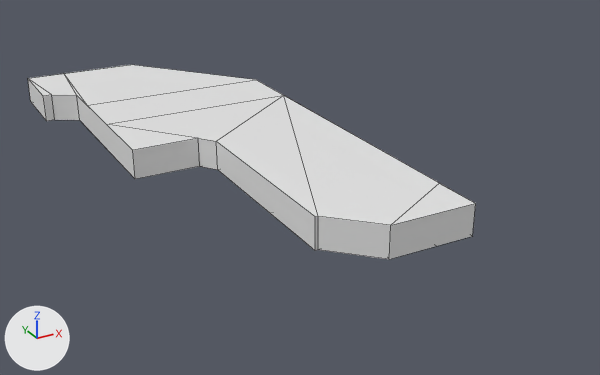
What one commit did to the FBX model Static Meshes/BSP Converted/Ramp Room/Originals/RampRoom_Roof.fbx.
The view is the same before and after, from a 50 mm camera at (-23.3, -42.3, 23.0) aimed at (4.5, 8.1, -2.2). The axes (+X, +Y, +Z) are drawn at lower left. The lights are the same throughout. Mesh edges are drawn as thin lines. Where no turn or scale is listed for an object, it has been applied to the vertices.

In view in the first picture: 'Polygon'.
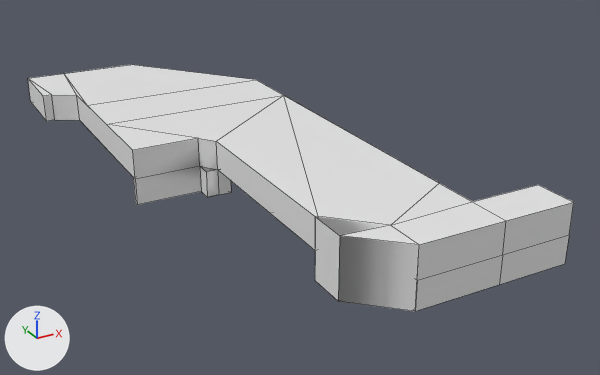
The change, as JSON lines over the scene's bpy script:
```json
{"block": "me_mesh", "where": "# used by ob_polygon; location = (0.0, 0.0, 0.0)"}
{"op": "remove", "block": "me_mesh", "code": "me_mesh.from_pydata(...)  # 93 vertices, 83 faces; spans x -9.9..7.7, y -7.8..32.2, z 0.0..2.2"}
{"op": "add", "block": "me_mesh", "code": "me_mesh.from_pydata(...)  # 124 vertices, 117 faces; spans x -9.9..13.0, y -10.5..32.2, z -2.0..2.2"}
{"block": "me_mesh", "change": "me_mesh part 1"}
{"block": "me_mesh", "change": "3 vertices in x 1.6..7.7, y -7.8, z 0.0..2.2 move by (0.0, 0.3, 0.0)"}
{"block": "me_mesh", "change": "19 vertices are added at x -7.4..13.0, y -10.5..11.0, z -2.0..2.2"}
{"block": "me_mesh", "change": "7 new vertices lie (0.0, 0.0, -2.0) away from vertices in x -7.4..7.7, y -7.8..10.6, z 0.0"}
{"block": "me_mesh", "change": "5 new vertices lie (5.3, 0.0, 0.0) away from vertices in x 7.7, y -10.5..-7.5, z -2.0..2.2"}
{"block": "me_mesh", "change": "34 new faces join them"}
```

Boxes [x1, y1, x2, y2] around the edits, measured in the pictures (600 x 375 px):
```json
{"object": "Polygon", "change": "reshaped", "before": [28, 65, 476, 259], "after": [28, 65, 574, 311], "on screen": "22% wider, 27% taller"}
{"part": 1, "of": "me_mesh", "change": "built on", "before": [318, 183, 476, 259], "after": [133, 167, 574, 311]}
```
